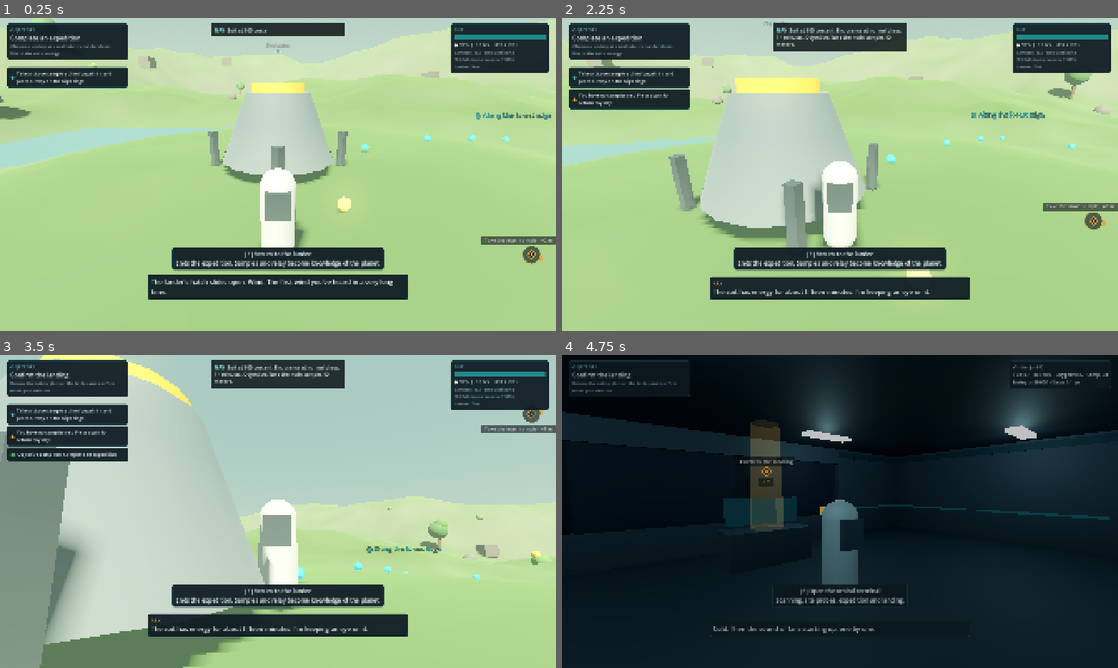
Above: before the commit, frames 1-4 (two rows, left to right).
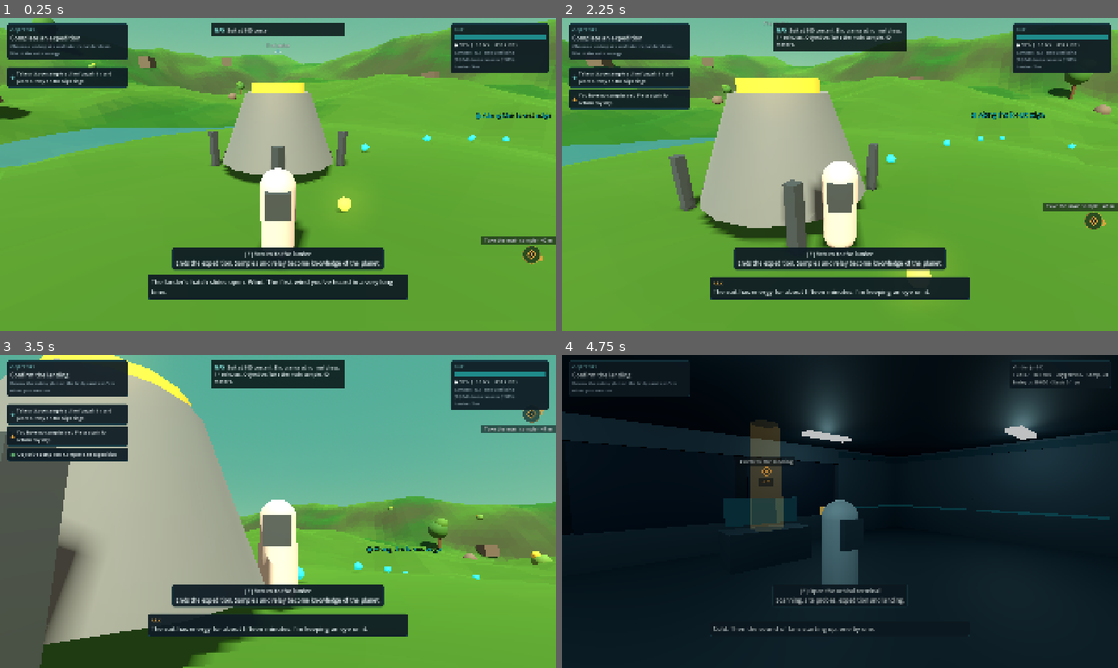
Above: after the commit, the same moments.

Repository: sebastianlistfeirup/GENESISARK
Game: Godot game, scene res://scenes/surface/surface.tscn
Two runs of this game, one before a commit and one after it. Both use one fixed random seed, a clock stepped at 60 frames per second and the inputs below. This scene is started directly instead of the project's main scene.
Inputs (mouse positions are in pixels of both pictures, inside the frame that each line leads up to):
- Up to frame 1 (0.25 s): no input
- Up to frame 2 (2.25 s): tap Enter (build_confirm) at 0.5 s; move the mouse to (867, 174) at 0.52 s; hold W (move_forward) 0.53-1.25 s; hold E (interact) 0.53-1.25 s; click (867, 174) at 0.67 s; tap Tab (journal) at 0.8 s; drag from (728, 190) to (812, 237) at 1.27 s; click (812, 237) at 2 s; move the mouse to (851, 168) at 2.02 s; hold W (move_forward) from 2.03 s (still down); hold Tab (journal) from 2.03 s (still down); tap Space (ascend) at 2.1 s
- Up to frame 3 (3.5 s): keep holding W (move_forward); move the mouse to (272, 517) at 2.77 s; release Tab (journal) at 2.78 s; tap F (autopilot) at 2.85 s; click (272, 517) at 2.92 s; tap E (interact) at 3.05 s
- Up to frame 4 (4.75 s): move the mouse to (1006, 558) at 3.52 s; release W (move_forward) at 3.53 s; hold A (move_left) 3.53-4.25 s; hold Enter (build_confirm) 3.53-4.25 s; tap Tab (journal) at 3.8 s; right-click (1006, 558) at 4.15 s; drag from (673, 464) to (756, 433) at 4.27 s

The runs differ from the first frame. In frame 1, 85% of the frame differs, in the area x 0-100%, y 0-100%; in frame 2, 83%; in frame 3, 82%; in frame 4, nothing differs.

Commit message:
D-036 surface quality pass after the Synty demo scenes: faceted low-poly terrain with patch tones and dark slopes, demo light recipe (linear tonemap, warm ambient, depth fog in a contrast colour, wide SSAO) as data, dense MultiMesh ground cover in clusters + cliff ring per biome (data/art/ground_cover.json)
Co-Authored-By: Claude Opus 5.5 <noreply@anthropic.com>

Diff:
--- /dev/null
+++ b/data/art/ground_cover.json
@@ -0,0 +1,173 @@
+{
+ "_note": "Ground cover per biome (GroundCover): small non-colliding pieces drawn as MultiMesh in clusters, plus a ring of cliffs framing the map. Paths point at local Synty packs; missing files are skipped (fresh clone = bare terrain). count is per 180 m map at quality 1.0; scale is [min, max].",
+ "green": {
+  "cover": [
+   {
+    "mesh": "res://assets/Synty/PolygonSciFiWorlds/Prefabs/Environments/SM_Env_Grass_01.tscn",
+    "count": 900,
+    "scale": [
+     0.8,
+     1.5
+    ],
+    "cluster": 9
+   },
+   {
+    "mesh": "res://assets/Synty/PolygonSciFiWorlds/Prefabs/Environments/SM_Env_Grass_03.tscn",
+    "count": 700,
+    "scale": [
+     0.8,
+     1.4
+    ],
+    "cluster": 9
+   },
+   {
+    "mesh": "res://assets/Synty/PolygonSciFiWorlds/Prefabs/Environments/SM_Env_Plant_Grass_Flower_01.tscn",
+    "count": 260,
+    "scale": [
+     0.5,
+     0.8
+    ],
+    "cluster": 6
+   },
+   {
+    "mesh": "res://assets/Synty/PolygonSciFiWorlds/Prefabs/Environments/SM_Env_Plant_Small_01.tscn",
+    "count": 200,
+    "scale": [
+     0.7,
+     1.3
+    ],
+    "cluster": 5
+   },
+   {
+    "mesh": "res://assets/Synty/PolygonSciFiWorlds/Prefabs/Environments/SM_Env_Plant_Bulb_01.tscn",
+    "count": 90,
+    "scale": [
+     0.3,
+     0.55
+    ],
+    "cluster": 4
+   },
+   {
+    "mesh": "res://assets/Synty/PolygonSciFiWorlds/Prefabs/Environments/SM_Env_Rock_03.tscn",
+    "count": 120,
+    "scale": [
+     0.05,
+     0.12
+    ],
+    "cluster": 3
+   }
+  ],
+  "cliffs": [
+   "res://assets/Synty/PolygonSciFiWorlds/Prefabs/Environments/SM_Env_Cliff_Rough_01.tscn",
+   "res://assets/Synty/PolygonSciFiWorlds/Prefabs/Environments/SM_Env_Cliff_Flat_02.tscn",
+   "res://assets/Synty/PolygonSciFiWorlds/Prefabs/Environments/SM_Env_Cliff_Curved_01.tscn"
+  ]
+ },
+ "desert": {
+  "cover": [
+   {
+    "mesh": "res://assets/Synty/PolygonSciFiWorlds/Prefabs/Environments/SM_Env_Ground_Greeble_01.tscn",
+    "count": 120,
+    "scale": [
+     0.8,
+     1.4
+    ],
+    "cluster": 4
+   },
+   {
+    "mesh": "res://assets/Synty/PolygonSciFiWorlds/Prefabs/Environments/SM_Env_Plant_Hallowed_01.tscn",
+    "count": 140,
+    "scale": [
+     0.1,
+     0.2
+    ],
+    "cluster": 5
+   },
+   {
+    "mesh": "res://assets/Synty/PolygonSciFiWorlds/Prefabs/Environments/SM_Env_Plant_Cactus_02.tscn",
+    "count": 40,
+    "scale": [
+     0.6,
+     1.1
+    ],
+    "cluster": 3
+   },
+   {
+    "mesh": "res://assets/Synty/PolygonSciFiWorlds/Prefabs/Environments/SM_Env_Detail_Spikey_01.tscn",
+    "count": 70,
+    "scale": [
+     0.25,
+     0.45
+    ],
+    "cluster": 3
+   },
+   {
+    "mesh": "res://assets/Synty/PolygonSciFiWorlds/Prefabs/Environments/SM_Env_Rock_05.tscn",
+    "count": 260,
+    "scale": [
+     0.04,
+     0.12
+    ],
+    "cluster": 6
+   }
+  ],
+  "cliffs": [
+   "res://assets/Synty/PolygonSciFiWorlds/Prefabs/Environments/SM_Env_Cliff_Flat_01.tscn",
+   "res://assets/Synty/PolygonSciFiWorlds/Prefabs/Environments/SM_Env_Cliff_Rough_02.tscn",
+   "res://assets/Synty/PolygonSciFiWorlds/Prefabs/Environments/SM_Env_Cliff_Curved_02.tscn"
+  ]
+ },
+ "ice": {
+  "cover": [
+   {
+    "mesh": "res://assets/Synty/PolygonSciFiWorlds/Prefabs/Environments/SM_Env_Snow_Pile_01.tscn",
+    "count": 160,
+    "scale": [
+     0.5,
+     1.2
+    ],
+    "cluster": 5
+   },
+   {
+    "mesh": "res://assets/Synty/PolygonSciFiWorlds/Prefabs/Environments/SM_Env_Snow_Pile_03.tscn",
+    "count": 120,
+    "scale": [
+     0.5,
+     1.1
+    ],
+    "cluster": 5
+   },
+   {
+    "mesh": "res://assets/Synty/PolygonSciFiWorlds/Prefabs/Environments/SM_Env_Plant_Fester_01.tscn",
+    "count": 60,
+    "scale": [
+     0.18,
+     0.35
+    ],
+    "cluster": 4
+   },
+   {
+    "mesh": "res://assets/Synty/PolygonSciFiWorlds/Prefabs/Environments/SM_Env_Rock_07.tscn",
+    "count": 220,
+    "scale": [
+     0.04,
+     0.12
+    ],
+    "cluster": 6
+   },
+   {
+    "mesh": "res://assets/Synty/PolygonSciFiWorlds/Prefabs/Environments/SM_Env_Floating_Crystal_02.tscn",
+    "count": 25,
+    "scale": [
+     0.06,
+     0.12
+    ],
+    "cluster": 3
+   }
+  ],
+  "cliffs": [
+   "res://assets/Synty/PolygonSciFiWorlds/Prefabs/Environments/SM_Env_Cliff_Rough_01.tscn",
+   "res://assets/Synty/PolygonSciFiWorlds/Prefabs/Environments/SM_Env_Cliff_Flat_03.tscn"
+  ]
+ }
+}
--- a/data/art/lighting.json
+++ b/data/art/lighting.json
@@ -1,8 +1,8 @@
 {
-  "_note": "Light and atmosphere per world (surface + colony …(173 unchanged characters)… tup=expedition:<planet> --scene=surface.",
+  "_note": "Light and atmosphere per world (surface + colony …(173 unchanged characters)… tup=expedition:<planet> --scene=surface. Synty demo recipe (D-036): linear tonemap, warm ambient without sky contribution, depth fog in a contrast colour from ~25 m, strong wide SSAO.",
   "defaults": {
-    "sky_top": "#5d8fb0",
-    "sky_horizon": "#b9d3d6",
+    "sky_top": "#74addf",
+    "sky_horizon": "#e4f3ff",
     "ground_horizon": "#8a9a90",
     "ground_bottom": "#3a4038",
     "sun_color": "#fff1d6",
@@ -10,21 +10,30 @@
     "sun_pitch": -48,
     "sun_yaw": 30,
     "shadow_distance": 140,
-    "ambient_color": "#c8dcdc",
-    "ambient_energy": 0.45,
-    "sky_contribution": 0.4,
-    "fog_color": "#b9d3d6",
-    "fog_density": 0.0022,
+    "ambient_color": "#dcae8a",
+    "ambient_energy": 0.55,
+    "sky_contribution": 0.0,
+    "fog_color": "#4db377",
+    "fog_density": 0.75,
     "fog_sun_scatter": 0.15,
     "fog_aerial": 0.25,
     "exposure": 1.0,
     "white": 1.4,
-    "glow": 0.55,
-    "glow_bloom": 0.03,
+    "glow": 0.5,
+    "glow_bloom": 0.04,
     "ssao": true,
-    "adjust_saturation": 1.0,
+    "adjust_saturation": 1.12,
     "fog_height": 2.0,
-    "fog_height_density": 0.06
+    "fog_height_density": 0.025,
+    "tonemap": "linear",
+    "fog_mode": "depth",
+    "fog_depth_begin": 25,
+    "fog_depth_end": 420,
+    "fog_depth_curve": 1.4,
+    "fog_energy": 1.0,
+    "ssao_radius": 3.8,
+    "ssao_intensity": 1.5,
+    "ssao_power": 1.65
   },
   "biomes": {
     "green": {
@@ -37,14 +46,22 @@
       "fog_density": 0.0018,
       "ground_horizon": "#b49068",
       "ground_bottom": "#5b4532",
-      "adjust_saturation": 1.05
+      "adjust_saturation": 1.05,
+      "fog_color": "#c6b05f",
+      "sky_top": "#9cc0de",
+      "sky_horizon": "#f5dfae",
+      "ambient_color": "#e8bf92"
     },
     "ice": {
       "sun_color": "#e6f2ff",
       "ambient_energy": 0.6,
       "ground_horizon": "#c8d6de",
       "ground_bottom": "#7d8c96",
-      "exposure": 0.88
+      "exposure": 0.88,
+      "fog_color": "#88a4d2",
+      "sky_top": "#6c95c8",
+      "sky_horizon": "#dbe9fa",
+      "ambient_color": "#b8c4dc"
     }
   },
   "planets": {
@@ -53,10 +70,7 @@
       "sky_horizon": "#c4dcc0",
       "sun_color": "#ffe9c4",
       "sun_energy": 1.2,
-      "fog_color": "#b6d0b0",
-      "fog_density": 0.0032,
       "fog_sun_scatter": 0.3,
-      "ambient_color": "#cfe0c4",
       "glow": 0.7
     },
     "pelagos": {
@@ -65,12 +79,8 @@
       "sun_color": "#e8eef2",
       "sun_energy": 0.75,
       "sun_pitch": -55,
-      "ambient_energy": 0.65,
-      "ambient_color": "#b8c6cc",
-      "fog_color": "#9fb0b8",
-      "fog_density": 0.0042,
       "glow": 0.4,
-      "adjust_saturation": 0.85
+      "fog_color": "#5f8fa8"
     },
     "ferrum": {
       "sky_top": "#8fb6d6",
@@ -78,9 +88,6 @@
       "sun_color": "#fffaf0",
       "sun_energy": 1.6,
       "sun_pitch": -66,
-      "fog_color": "#e8cfa8",
-      "fog_density": 0.0015,
-      "ambient_color": "#f0dcc0",
       "exposure": 0.92,
       "glow": 0.45
     },
@@ -90,11 +97,8 @@
       "sun_color": "#ffd9a8",
       "sun_energy": 1.1,
       "sun_pitch": -40,
-      "fog_color": "#d8c09a",
-      "fog_density": 0.0048,
       "fog_sun_scatter": 0.35,
-      "ambient_color": "#e0cfb0",
-      "adjust_saturation": 0.9
+      "fog_color": "#b89a6a"
     },
     "nivalis": {
       "sky_top": "#6f9cc4",
@@ -103,13 +107,9 @@
       "sun_energy": 1.0,
       "sun_pitch": -16,
       "sun_yaw": 70,
-      "fog_color": "#dfe9ef",
-      "fog_density": 0.003,
       "fog_sun_scatter": 0.4,
-      "ambient_color": "#d6e4ee",
       "glow": 0.75,
       "exposure": 0.82,
-      "ambient_energy": 0.45,
       "white": 1.8
     },
     "umbra": {
@@ -121,14 +121,12 @@
       "sun_energy": 0.32,
       "sun_pitch": -9,
       "sun_yaw": 60,
-      "ambient_color": "#41506a",
-      "ambient_energy": 0.28,
-      "fog_color": "#1c2433",
-      "fog_density": 0.004,
       "fog_sun_scatter": 0.0,
       "exposure": 1.15,
       "glow": 1.1,
-      "glow_bloom": 0.08
+      "glow_bloom": 0.08,
+      "fog_color": "#2c3a5c",
+      "ambient_color": "#7d8fb0"
     }
   }
 }
--- a/evidence/scene_smoke.json
+++ b/evidence/scene_smoke.json
@@ -91,7 +91,7 @@
       "ok": true
     },
     {
-      "detail": "dyaw=-0.61",
+      "detail": "dyaw=-0.60",
       "name": "pad_look_turns_camera",
       "ok": true
     },
@@ -274,5 +274,5 @@
   "engine_version": "4.7.1-stable (official)",
   "failures": [],
   "status": "PASS",
-  "timestamp": "2026-10-24T09:24:42"
+  "timestamp": "2026-10-24T09:34:10"
 }
--- a/evidence/test_report.json
+++ b/evidence/test_report.json
@@ -1,6 +1,6 @@
 {
   "content_errors": [],
-  "elapsed_ms": 2140,
+  "elapsed_ms": 2131,
   "engine_version": "4.7.1-stable (official)",
   "failures": [],
   "files": {
@@ -17,5 +17,5 @@
   },
   "status": "PASS",
   "tests": 81,
-  "timestamp": "2026-10-24T09:23:41"
+  "timestamp": "2026-10-24T09:33:09"
 }
--- /dev/null
+++ b/scripts/runtime/surface/ground_cover.gd
@@ -0,0 +1,129 @@
+class_name GroundCover
+extends RefCounted
+## Dense, cheap ground dressing for a biome map (data/art/ground_cover.json):
+## grass tufts, small plants and pebbles in clusters drawn as one MultiMesh per
+## piece (no collision, no gameplay), plus a ring of cliffs that frames the map
+## the way the Synty demo scenes do. Pieces whose source files are missing (a
+## fresh clone without the purchased packs) are skipped. Presentation only.
+
+const PATH := "res://data/art/ground_cover.json"
+
+static var _meshes: Dictionary = {}  # prefab path -> [ArrayMesh, Transform3D local, AABB]
+
+
+static func build(terrain: Node3D, biome: String, seed_value: int, avoid: Array, size_m: float) -> Node3D:
+	var root := Node3D.new()
+	root.name = "GroundCover"
+	var doc: Variant = DictUtil.load_json(PATH)
+	if not doc is Dictionary:
+		return root
+	var spec: Dictionary = DictUtil.get_dict(doc, biome)
+	var rng := RandomNumberGenerator.new()
+	rng.seed = seed_value
+	var q := Quality.value("scatter_scale", 1.0)
+	var half := size_m * 0.47
+	for item: Variant in DictUtil.get_arr(spec, "cover"):
+		var it: Dictionary = item
+		var src := _mesh_of(str(it.get("mesh", "")))
+		if src.is_empty():
+			continue
+		var count := int(float(it.get("count", 100)) * q)
+		var cluster := maxi(1, int(it.get("cluster", 4)))
+		var sc: Array = DictUtil.get_arr(it, "scale")
+		var smin := float(sc[0]) if sc.size() == 2 else 1.0
+		var smax := float(sc[1]) if sc.size() == 2 else 1.0
+		var xfs: Array[Transform3D] = []
+		var tries := 0
+		while xfs.size() < count and tries < count * 6:
+			tries += 1
+			# Growth in patches: a centre, then a few pieces around it.
+			var centre := Vector2(rng.randf_range(-half, half), rng.randf_range(-half, half))
+			for k: int in cluster:
+				var p := centre + Vector2.from_angle(rng.randf() * TAU) * rng.randf_range(0.0, 2.5 + cluster * 0.6)
+				if absf(p.x) > half or absf(p.y) > half or _blocked(p, avoid):
+					continue
+				var s := rng.randf_range(smin, smax)
+				var b := Basis(Vector3.UP, rng.randf() * TAU).scaled(Vector3.ONE * s)
+				var y: float = terrain.call("height_at", p.x, p.y) - 0.05
+				xfs.append(Transform3D(b, Vector3(p.x, y, p.y)) * (src[1] as Transform3D))
+				if xfs.size() >= count:
+					break
+		if xfs.is_empty():
+			continue
+		var mm := MultiMesh.new()
+		mm.transform_format = MultiMesh.TRANSFORM_3D
+		mm.mesh = src[0]
+		mm.instance_count = xfs.size()
+		for i: int in xfs.size():
+			mm.set_instance_transform(i, xfs[i])
+		var mmi := MultiMeshInstance3D.new()
+		mmi.multimesh = mm
+		mmi.cast_shadow = GeometryInstance3D.SHADOW_CASTING_SETTING_OFF if smax < 0.5 or str(it.get("mesh", "")).contains("Grass") else GeometryInstance3D.SHADOW_CASTING_SETTING_ON
+		mmi.visibility_range_end = 120.0
+		root.add_child(mmi)
+	_cliffs(root, terrain, DictUtil.get_arr(spec, "cliffs"), rng, size_m)
+	return root
+
+
+static func _blocked(p: Vector2, avoid: Array) -> bool:
+	for a: Variant in avoid:
+		var arr: Array = a
+		if p.distance_to(arr[0]) < float(arr[1]):
+			return true
+	return false
+
+
+## A broken wall of cliffs just inside the map edge, facing inwards.
+static func _cliffs(root: Node3D, terrain: Node3D, paths: Array, rng: RandomNumberGenerator, size_m: float) -> void:
+	var usable: Array = []
+	for p: Variant in paths:
+		if not _mesh_of(str(p)).is_empty():
+			usable.append(str(p))
+	if usable.is_empty():
+		return
+	var r := size_m * 0.5 - 4.0
+	var steps := int(TAU * r / 22.0)
+	for i: int in steps:
+		var a := TAU * i / steps + rng.randf_range(-0.04, 0.04)
+		var pos := Vector2(cos(a), sin(a)) * (r + rng.randf_range(-3.0, 3.0))
+		var src := _mesh_of(usable[rng.randi() % usable.size()])
+		var box: AABB = src[2]
+		var s := rng.randf_range(22.0, 34.0) / maxf(box.size.y, 0.1)
+		var mi := MeshInstance3D.new()
+		mi.mesh = src[0]
+		var y: float = terrain.call("height_at", clampf(pos.x, -size_m * 0.49, size_m * 0.49), clampf(pos.y, -size_m * 0.49, size_m * 0.49)) - 2.0
+		mi.transform = Transform3D(Basis(Vector3.UP, -a + PI * 0.5 + rng.randf_range(-0.3, 0.3)).scaled(Vector3.ONE * s), Vector3(pos.x, y, pos.y)) * (src[1] as Transform3D)
+		mi.visibility_range_end = 400.0
+		root.add_child(mi)
+
+
+## First drawn mesh of a prefab, with its material overrides baked into a copy.
+static func _mesh_of(path: String) -> Array:
+	if _meshes.has(path):
+		return _meshes[path]
+	var out: Array = []
+	if not path.is_empty() and ResourceLoader.exists(path):
+		var inst: Node = (load(path) as PackedScene).instantiate()
+		var mis: Array = [inst] if inst is MeshInstance3D else []
+		mis.append_array(inst.find_children("*", "MeshInstance3D", true, false))
+		for n: Variant in mis:
+			var mi := n as MeshInstance3D
+			if mi == null or mi.mesh == null or not mi.visible:
+				continue
+			var mesh := mi.mesh.duplicate() as Mesh
+			if mesh is ArrayMesh:
+				for s: int in mesh.get_surface_count():
+					var mat := mi.get_surface_override_material(s)
+					if mat:
+						(mesh as ArrayMesh).surface_set_material(s, mat)
+			var local := Transform3D.IDENTITY
+			var cur: Node = mi
+			while cur != null and cur != inst:
+				if cur is Node3D:
+					local = (cur as Node3D).transform * local
+				cur = cur.get_parent()
+			out = [mesh, local, local * mesh.get_aabb()]
+			break
+		inst.free()
+	_meshes[path] = out
+	return out
--- a/scripts/runtime/surface/surface_scene.gd
+++ b/scripts/runtime/surface/surface_scene.gd
@@ -58,6 +58,7 @@
 	add_child(terrain)
 	terrain.build()
 	terrain.scatter(hash(ex.site_id), 70, avoid)
+	add_child(GroundCover.build(terrain, str(planet.get("biome_id")), hash(ex.site_id) + 7, avoid, 180.0))
 	_place_lander()
 	SceneDressing.attach(self, str(site.get("id", "")), terrain)
 	_place_points(pts)
--- a/scripts/runtime/surface/terrain_builder.gd
+++ b/scripts/runtime/surface/terrain_builder.gd
@@ -70,29 +70,41 @@
 	var base := Color(str(palette.get("nature", DictUtil.get_str(map_def, "base_color", "#556b4a"))))
 	var rock := Color(DictUtil.get_str(map_def, "rock_color", "#6f6a60"))
 	var ground := base.darkened(0.25) if biome_id == "green" else (base.darkened(0.12) if biome_id == "ice" else base)
+	# Synty-style ground: richer base, a second tone in broad patches, dark rocky slopes.
+	ground = Color.from_hsv(ground.h, clampf(ground.s * 1.25, 0.0, 1.0), ground.v)
+	var patch := Color.from_hsv(fposmod(ground.h + 0.03, 1.0), clampf(ground.s * 1.1, 0.0, 1.0), ground.v * 0.82)
+	var cliff := rock.darkened(0.35).lerp(ground.darkened(0.55), 0.35)
+	var cols := PackedColorArray()
+	cols.resize((n + 1) * (n + 1))
 	for iz: int in n + 1:
 		for ix: int in n + 1:
 			var h := heights[iz * (n + 1) + ix]
 			var hx := heights[iz * (n + 1) + mini(ix + 1, n)] - heights[iz * (n + 1) + maxi(ix - 1, 0)]
 			var hz := heights[mini(iz + 1, n) * (n + 1) + ix] - heights[maxi(iz - 1, 0) * (n + 1) + ix]
-			var normal := Vector3(-hx, 2.0 * step, -hz).normalized()
-			var slope := 1.0 - normal.y
-			var c := ground.lerp(rock, clampf(slope * 4.0, 0, 1))
-			c = c.lerp(c.lightened(0.15), clampf(detail.get_noise_2d(ix * 3.0, iz * 3.0) * 0.5 + 0.5, 0, 1) * 0.5)
+			var slope := 1.0 - Vector3(-hx, 2.0 * step, -hz).normalized().y
+			var c := ground.lerp(patch, smoothstep(0.1, 0.35, detail.get_noise_2d(ix * 0.7, iz * 0.7)))
+			c = c.lerp(cliff, smoothstep(0.08, 0.3, slope))
+			c = c.lerp(c.lightened(0.12), clampf(detail.get_noise_2d(ix * 3.0, iz * 3.0) * 0.5 + 0.5, 0, 1) * 0.35)
 			if biome_id == "ice" and h > height_scale * 0.4:
 				c = c.lerp(Color.WHITE, 0.5)
-			st.set_color(c)
-			st.set_normal(normal)
-			st.add_vertex(Vector3(-half + ix * step, h, -half + iz * step))
+			cols[iz * (n + 1) + ix] = c
+	# Faceted (flat-shaded) triangles: one normal and one colour per face, the low-poly look of the packs.
 	for iz: int in n:
 		for ix: int in n:
 			var i := iz * (n + 1) + ix
-			st.add_index(i)
-			st.add_index(i + 1)
-			st.add_index(i + n + 1)
-			st.add_index(i + 1)
-			st.add_index(i + n + 2)
-			st.add_index(i + n + 1)
+			var quad := [i, i + 1, i + n + 1, i + 1, i + n + 2, i + n + 1]
+			for t: int in 2:
+				var ids := [quad[t * 3], quad[t * 3 + 1], quad[t * 3 + 2]]
+				var vs: Array[Vector3] = []
+				var fc := Color(0, 0, 0, 0)
+				for k: int in ids:
+					vs.append(Vector3(-half + (k % (n + 1)) * step, heights[k], -half + (k / (n + 1)) * step))
+					fc += cols[k] / 3.0
+				var fn := (vs[2] - vs[0]).cross(vs[1] - vs[0]).normalized()
+				st.set_color(Color(fc.r, fc.g, fc.b, 1.0))
+				st.set_normal(fn)
+				for v: Vector3 in vs:
+					st.add_vertex(v)
 	var mesh := st.commit()
 	var mi := MeshInstance3D.new()
 	mi.name = "TerrainMesh"
--- a/scripts/runtime/visual/lighting.gd
+++ b/scripts/runtime/visual/lighting.gd
@@ -40,7 +40,7 @@
 	e.ambient_light_color = c.call("ambient_color")
 	e.ambient_light_energy = float(p["ambient_energy"])
 	e.ambient_light_sky_contribution = float(p["sky_contribution"])
-	e.tonemap_mode = Environment.TONE_MAPPER_FILMIC
+	e.tonemap_mode = Environment.TONE_MAPPER_LINEAR if str(p.get("tonemap", "filmic")) == "linear" else Environment.TONE_MAPPER_FILMIC
 	e.tonemap_exposure = float(p["exposure"])
 	e.tonemap_white = float(p["white"])
 	e.fog_enabled = true
@@ -52,10 +52,21 @@
 	# Height fog: ground-level haze for the captain, clear air for the overhead colony camera.
 	e.fog_height = float(p.get("fog_height", 2.0))
 	e.fog_height_density = float(p.get("fog_height_density", 0.06))
+	if str(p.get("fog_mode", "exponential")) == "depth":
+		# Synty demo recipe: clear air near the player, coloured depth haze far away.
+		e.fog_mode = Environment.FOG_MODE_DEPTH
+		e.fog_depth_begin = float(p.get("fog_depth_begin", 23.0))
+		e.fog_depth_end = float(p.get("fog_depth_end", 430.0))
+		e.fog_depth_curve = float(p.get("fog_depth_curve", 1.0))
+		e.fog_light_energy = float(p.get("fog_energy", 1.0))
+		e.fog_height_density = 0.0
 	e.glow_enabled = float(p["glow"]) > 0.0
 	e.glow_intensity = float(p["glow"])
 	e.glow_bloom = float(p["glow_bloom"])
 	e.ssao_enabled = bool(p["ssao"])
+	e.ssao_radius = float(p.get("ssao_radius", 1.0))
+	e.ssao_intensity = float(p.get("ssao_intensity", 2.0))
+	e.ssao_power = float(p.get("ssao_power", 1.5))
 	e.adjustment_enabled = not is_equal_approx(float(p["adjust_saturation"]), 1.0)
 	e.adjustment_saturation = float(p["adjust_saturation"])
 	var env := WorldEnvironment.new()
Not shown, added: scripts/runtime/surface/ground_cover.gd.uid
Not shown, added: tools/_probe.gd.uid
